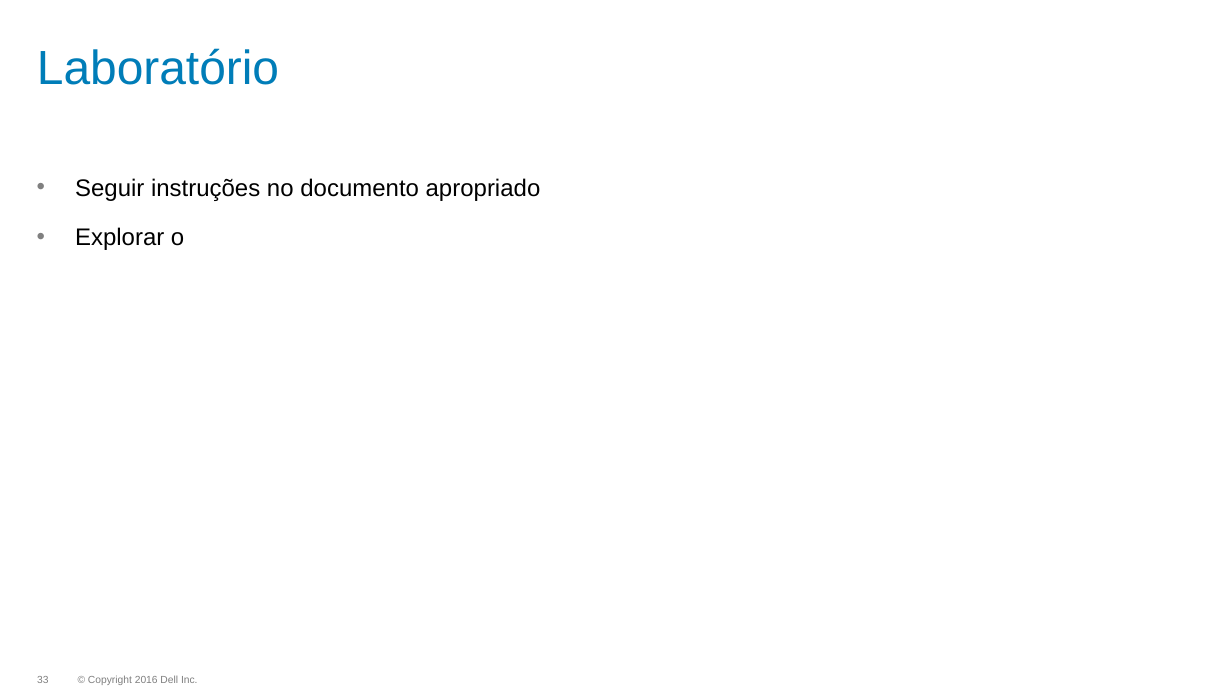
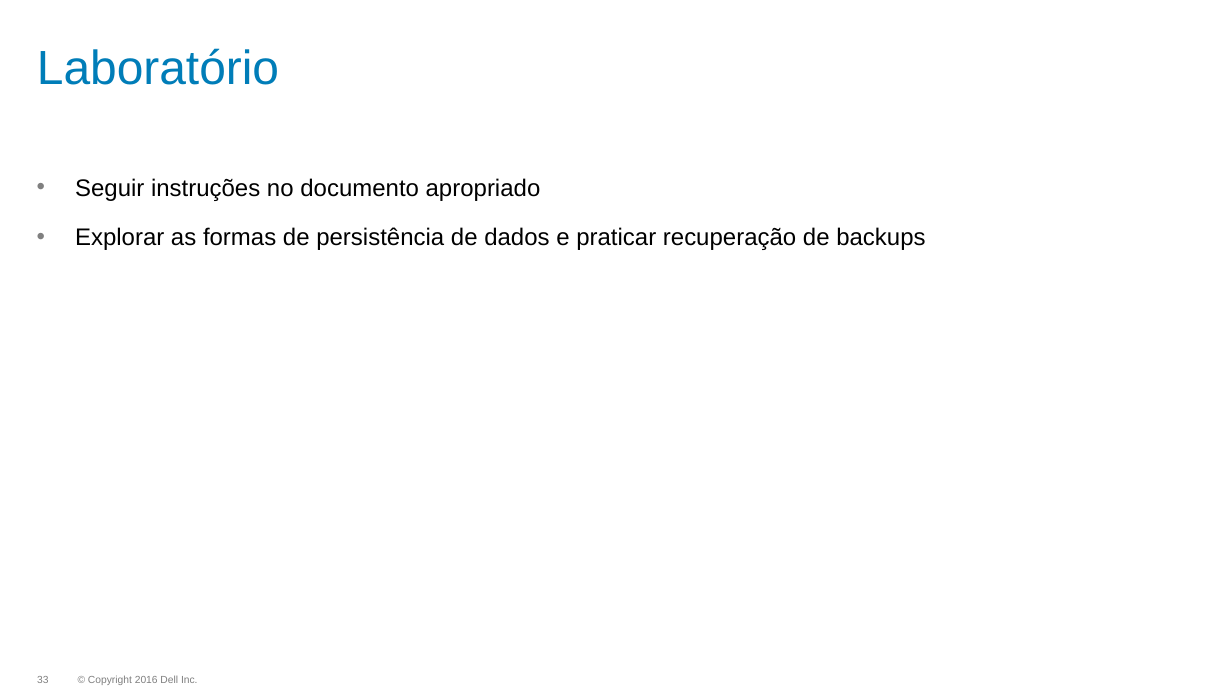
Before and after one commit to dougspadottoemc/Redis-HandsOn, a slide deck: slide 33 of slides/02_Administracao do Redis.pptx. Drawn at 1232x693 pixels with LibreOffice and Linux fonts; fonts in the diff are those of the drawing; background and template pictures are left out. Boxes give left, top, right and bottom in pixels: in the first picture for what was removed or moved away, otherwise in the second. Text is boxed around its words. In the diff, an @@ line names an element or a change of style, - is before the commit and + after.

Commit message:
Laboratório de backup

```diff
--- a/slides/02_Administracao do Redis.pptx
+++ b/slides/02_Administracao do Redis.pptx
@@ text at (75, 227, 925, 250): text changed @@
-• Explorar o
+• Explorar as formas de persistência de dados e praticar recuperação de backups
```
